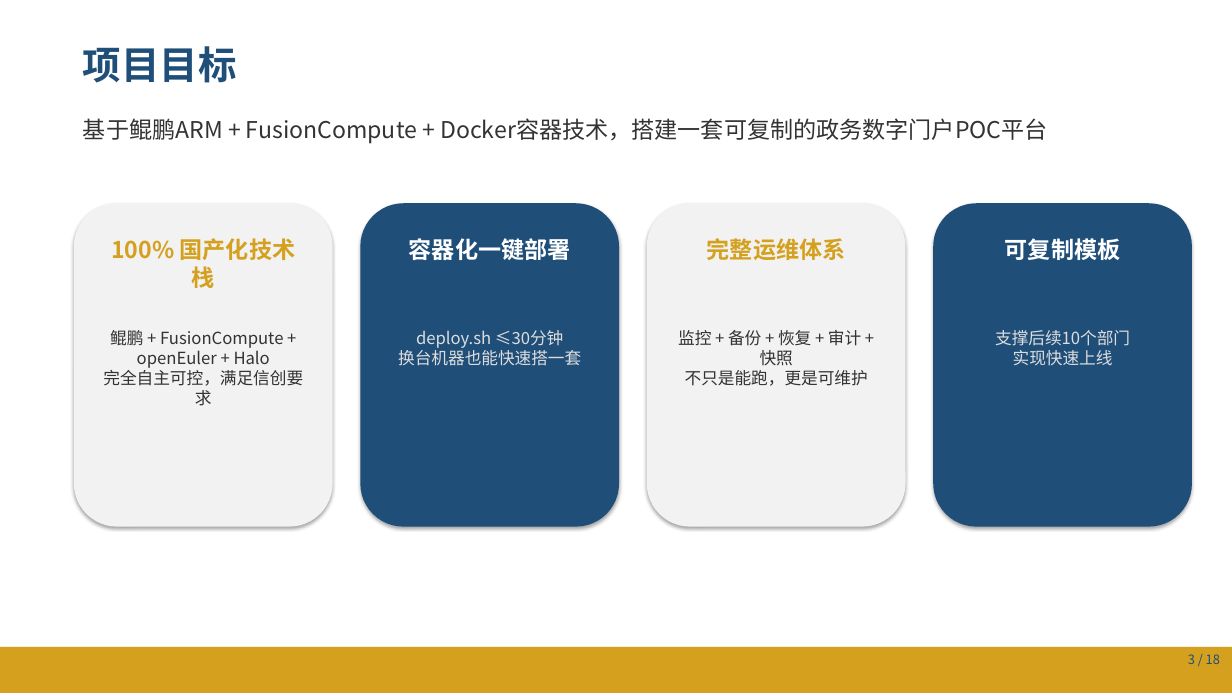
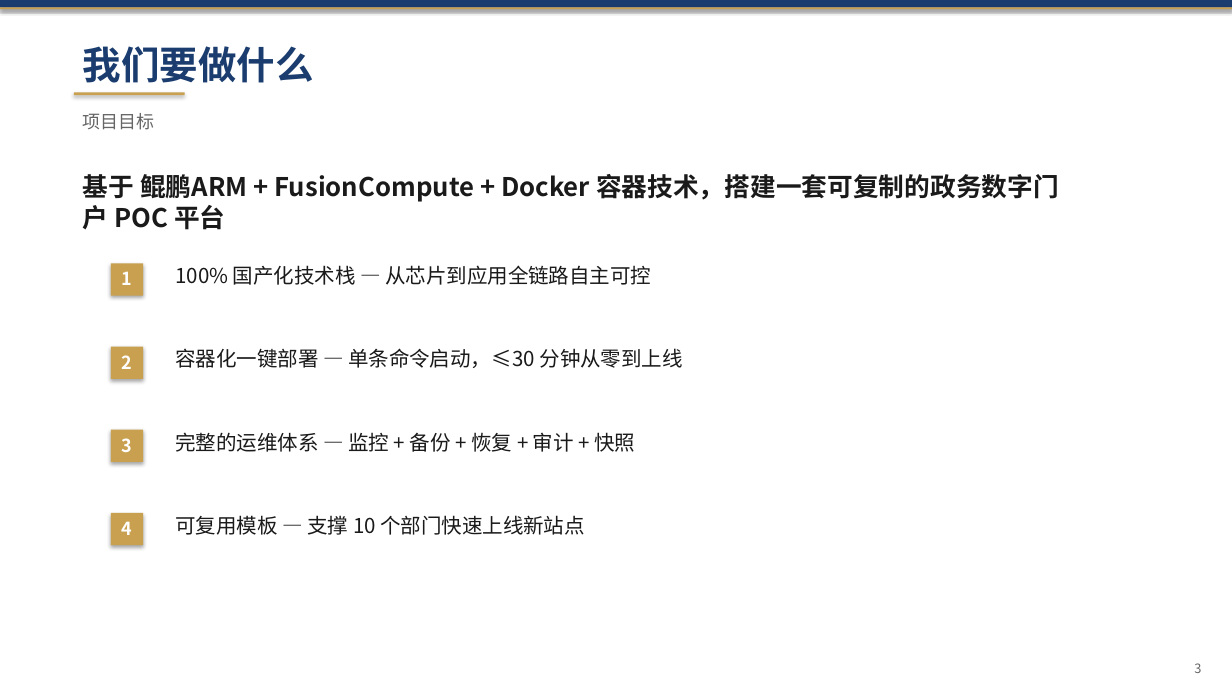
Before and after one commit to solecithovallenato-netizen/snake-game, a slide deck: slide 3 of 作业/交付物/PPT/答辩PPT.pptx. Drawn at 1232x693 pixels with LibreOffice and Linux fonts; fonts in the diff are those of the drawing. Boxes give left, top, right and bottom in pixels: in the first picture for what was removed or moved away, otherwise in the second. Text is boxed around its words. In the diff, an @@ line names an element or a change of style, - is before the commit and + after.

Commit message:
feat: comprehensive deliverable update
PPT: 18-slide native PPTX (python-pptx, 政务蓝+金)
Tech docs: revision histories, fix architecture diagrams, Grafana HTTP fix
Project mgmt: milestone alignment, add 项目结项, cross-file consistency
Ops scripts: deploy.sh restructured (error handling), backup.sh (lock+verify), SELinux fixes, path consistency
README: reflect updated deliverables

```diff
--- a/作业/交付物/PPT/答辩PPT.pptx
+++ b/作业/交付物/PPT/答辩PPT.pptx
@@ rectangle added at (0,0,1232,7), fill #1A3C6E @@
@@ rectangle added at (0,7,1232,9), fill #C8A050 @@
@@ text added at (83,46,314,83), 30 pt, text #1A3C6E, bold @@
+我们要做什么
@@ text "项目目标": place and size @@
-text "项目目标" at (83,46,237,83)
+text "项目目标" at (83,113,155,130)
@@ text "项目目标" at (83,113,155,130): size 30 to 14 pt, text colour #1F4E79 to #666666, bold off @@
@@ rectangle added at (74,92,185,95), fill #C8A050 @@
@@ text at (83,174,1059,230): text changed; size 18 to 20 pt; text colour #333333 to #1A1A1A; bold on @@
-基于鲲鹏ARM + FusionCompute + Docker容器技术，搭建一套可复制的政务数字门户POC平台
+基于 鲲鹏ARM + FusionCompute + Docker 容器技术，搭建一套可复制的政务数字门户 POC 平台
@@ rounded rectangle removed at (74,203,333,527) @@
@@ rounded rectangle removed at (360,203,619,527) @@
@@ rounded rectangle removed at (647,203,906,527) @@
@@ rounded rectangle removed at (933,203,1192,527) @@
@@ text removed at (111,238,296,288) @@
-100% 国产化技术栈
@@ text removed at (409,238,571,260) @@
-容器化一键部署
@@ text removed at (707,238,846,260) @@
-完整运维体系
@@ text removed at (1005,238,1121,260) @@
-可复制模板
@@ rectangle added at (111,263,143,296), fill #C8A050 @@
@@ text added at (175,265,651,285), 16 pt, text #1A1A1A @@
+100% 国产化技术栈 — 从芯片到应用全链路自主可控
@@ text added at (122,271,133,285), 14 pt, text #FFFFFF, bold @@
+1
@@ text removed at (103,330,303,406) @@
-鲲鹏 + FusionCompute + openEuler + Halo
-完全自主可控，满足信创要求
@@ rectangle added at (111,347,143,379), fill #C8A050 @@
@@ text added at (122,355,133,369), 14 pt, text #FFFFFF, bold @@
+2
@@ text added at (175,348,683,368), 16 pt, text #1A1A1A @@
+容器化一键部署 — 单条命令启动，≤30 分钟从零到上线
@@ text removed at (398,330,581,366) @@
-deploy.sh ≤30分钟
-换台机器也能快速搭一套
@@ text removed at (678,330,868,386) @@
-监控 + 备份 + 恢复 + 审计 + 快照
-不只是能跑，更是可维护
@@ rectangle added at (111,430,143,462), fill #C8A050 @@
@@ text added at (122,438,133,452), 14 pt, text #FFFFFF, bold @@
+3
@@ text at (175,432,636,452): text changed; size 13 to 16 pt; text colour #DDDDDD to #1A1A1A @@
-支撑后续10个部门
-实现快速上线
+完整的运维体系 — 监控 + 备份 + 恢复 + 审计 + 快照
@@ rectangle added at (111,513,143,545), fill #C8A050 @@
@@ text added at (122,521,133,535), 14 pt, text #FFFFFF, bold @@
+4
@@ text added at (175,515,585,535), 16 pt, text #1A1A1A @@
+可复用模板 — 支撑 10 个部门快速上线新站点
@@ rectangle removed at (0,647,1232,693) @@
@@ text at (1194,663,1201,673): text changed; text colour #1F4E79 to #666666 @@
-3 / 18
+3
```
Also in this commit, not shown: 17 other slides changed, 19 other files.
